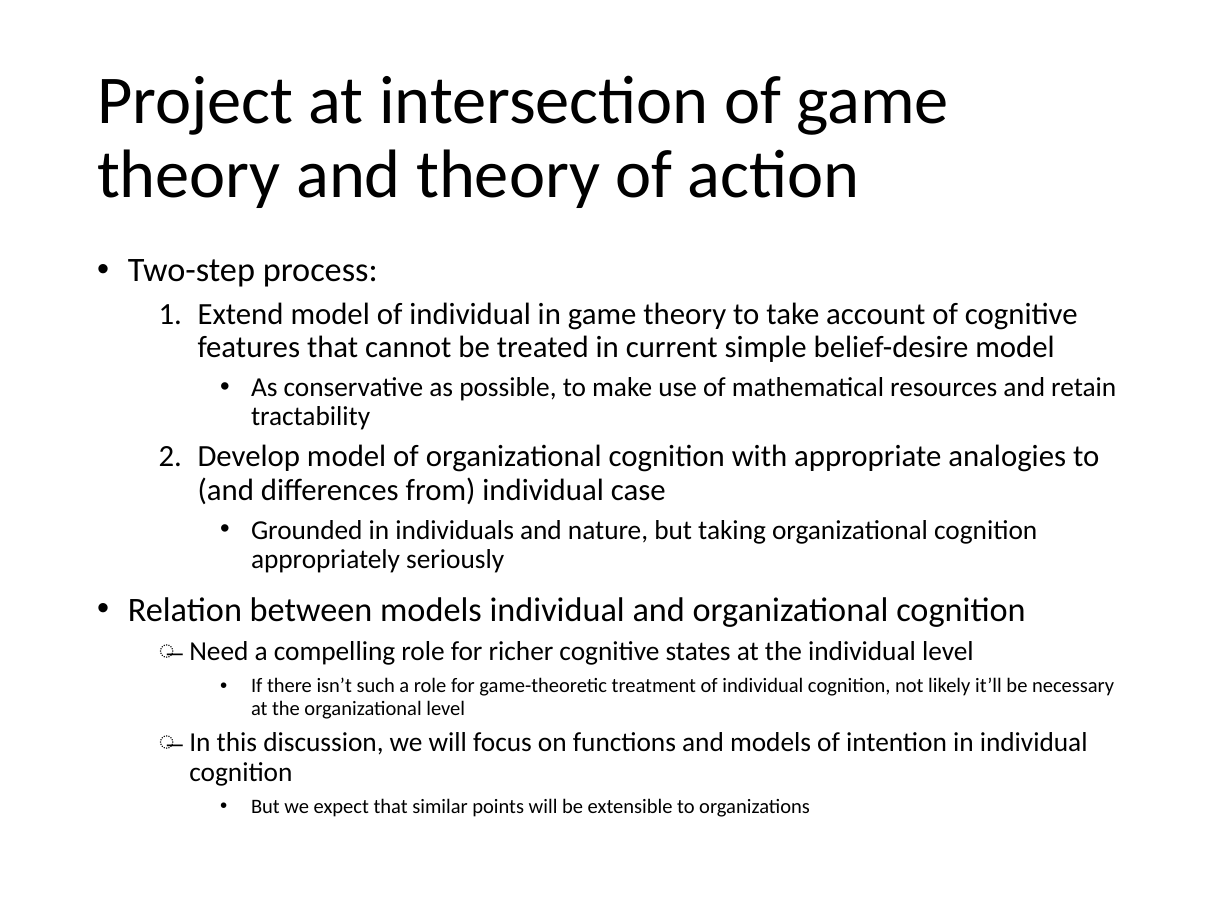
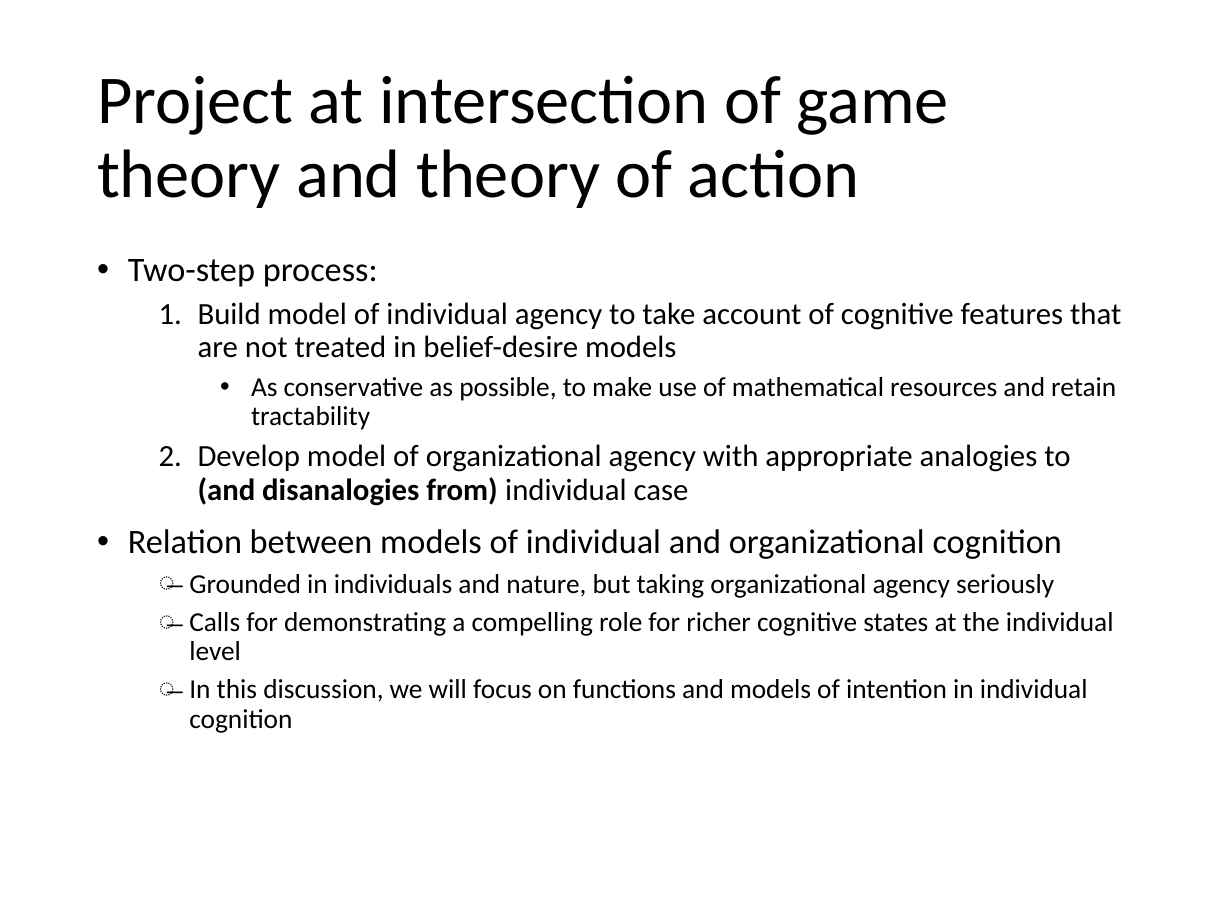
Before and after one commit to mdryall/Epstein-Ryall-Project-1, a slide deck: slide 7 of Preso_Mats/Game theory and intentions for SO2021 2.pptx. Drawn at 1232x924 pixels with LibreOffice and Linux fonts; fonts in the diff are those of the drawing. Boxes give left, top, right and bottom in pixels: in the first picture for what was removed or moved away, otherwise in the second. Text is boxed around its words. In the diff, an @@ line names an element or a change of style, - is before the commit and + after.

```diff
--- a/Preso_Mats/Game theory and intentions for SO2021 2.pptx
+++ b/Preso_Mats/Game theory and intentions for SO2021 2.pptx
@@ text at (x1=198, y1=302, x2=1121, y2=358): text changed @@
-  1. Extend model of individual in game theory to take account of cognitive features that cannot be treated in current simple belief-desire model
+  1. Build model of individual agency to take account of cognitive features that are not treated in belief-desire models
@@ text at (x1=128, y1=444, x2=1114, y2=661): text changed @@
-  2. Develop model of organizational cognition with appropriate analogies to (and differences from) individual case
-    • Grounded in individuals and nature, but taking organizational cognition appropriately seriously
-• Relation between models individual and organizational cognition
-  ̶ Need a compelling role for richer cognitive states at the individual level
-    • If there isn’t such a role for game-theoretic treatment of individual cognition, not likely it’ll be necessary at the organizational level
+  2. Develop model of organizational agency with appropriate analogies to (and disanalogies from) individual case
+• Relation between models of individual and organizational cognition
+  ̶ Grounded in individuals and nature, but taking organizational agency seriously
+  ̶ Calls for demonstrating a compelling role for richer cognitive states at the individual level
@@ text at (x1=251, y1=798, x2=810, y2=817): paragraph removed @@
-    • But we expect that similar points will be extensible to organizations
```
Also in this commit, not shown: 9 other slides changed, 2 slides removed.
